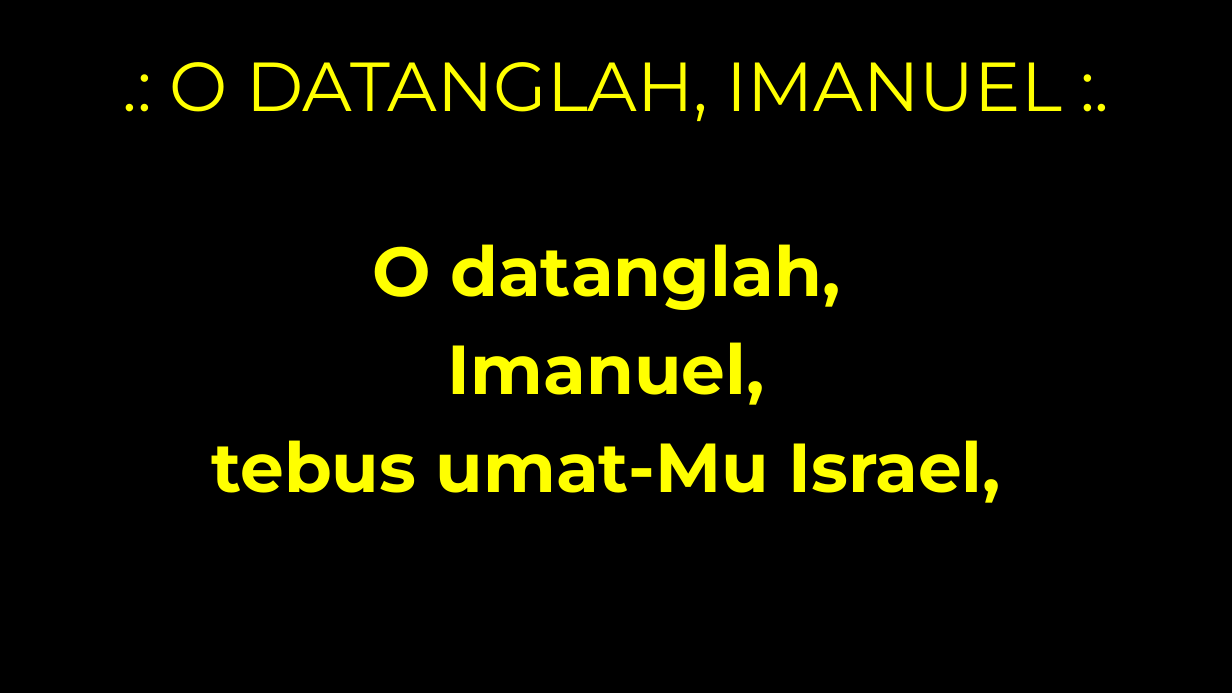
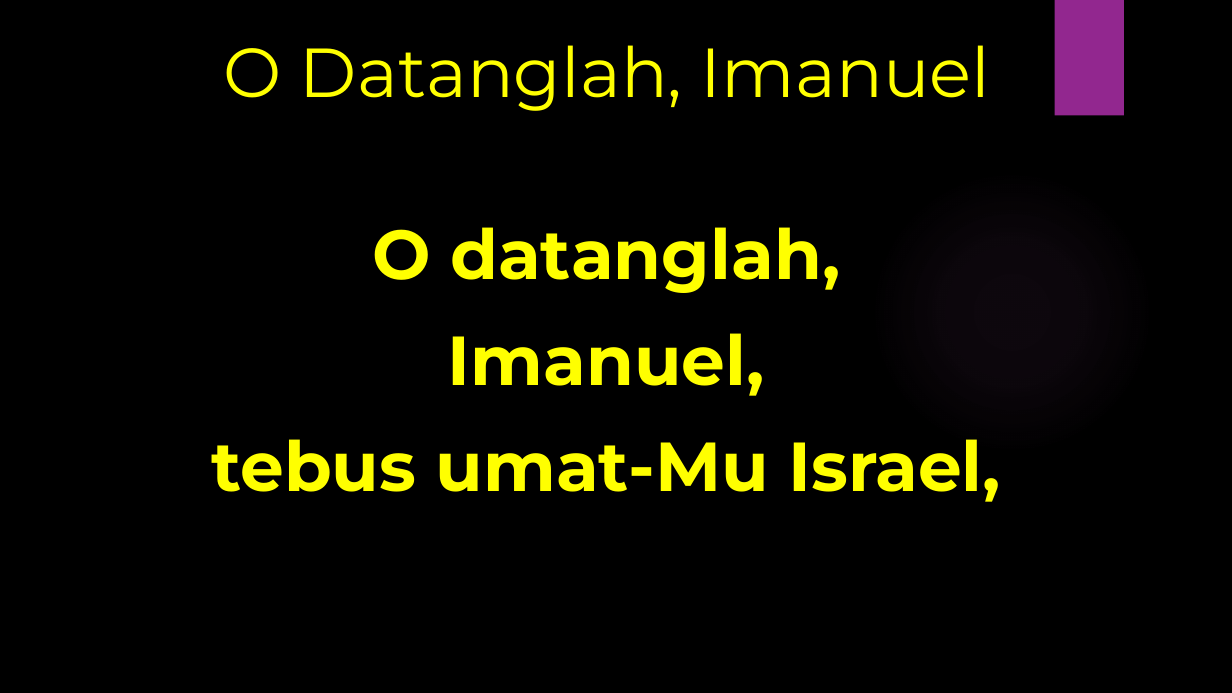
Before and after one commit to laurensius/Slide_Misa_KRC, a slide deck: slide 45 of 2020 12 tanggal 12- 13/SLide Misa Bahasa Indonesia.pptx. Drawn at 1232x693 pixels with LibreOffice and Linux fonts; fonts in the diff are those of the drawing; background and template pictures are left out. Boxes give left, top, right and bottom in pixels: in the first picture for what was removed or moved away, otherwise in the second. Text is boxed around its words. In the diff, an @@ line names an element or a change of style, - is before the commit and + after.

```diff
--- a/2020 12 tanggal 12- 13/SLide Misa Bahasa Indonesia.pptx
+++ b/2020 12 tanggal 12- 13/SLide Misa Bahasa Indonesia.pptx
@@ title "O Datanglah, Imanuel" at [224,45,990,111]: vertical alignment middle to top @@
@@ rectangle added at [1055,0,1124,116], fill #92278F @@
@@ title at [224,45,990,111]: text changed @@
-.: O DATANGLAH, IMANUEL :.
+O Datanglah, Imanuel
@@ text "O datanglah,": place and size @@
-text "O datanglah," at [211,244,1001,503]
+text "O datanglah," at [211,227,1001,502]
@@ text "O datanglah," at [211,227,1001,502]: line spacing 0.9 to 1 @@
```
Also in this commit, not shown: 47 other slides changed, 1 other file.
